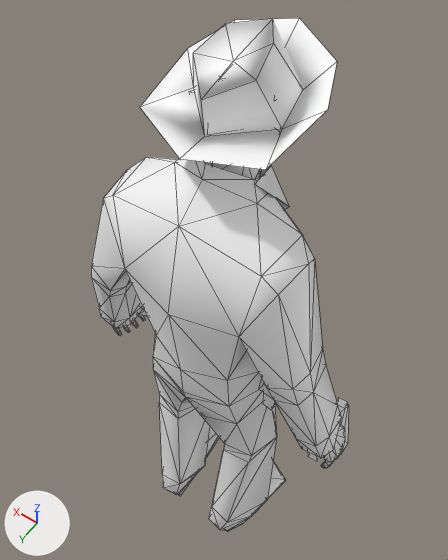
What one commit did to the FBX model Zombie Blaster/Assets/Art/Zombies/Cowboy_by Dennis/Cowboy.fbx.
Both versions are drawn from a 50 mm lens placed at (-0.0539, 0.0744, 0.2462), pointed at (0.0097, -0.0146, 0.1063). Lighting does not change. The marker at lower left points along +X, +Y and +Z. Mesh edges are drawn as thin lines. Where no turn or scale is listed for an object, it has been applied to the vertices.
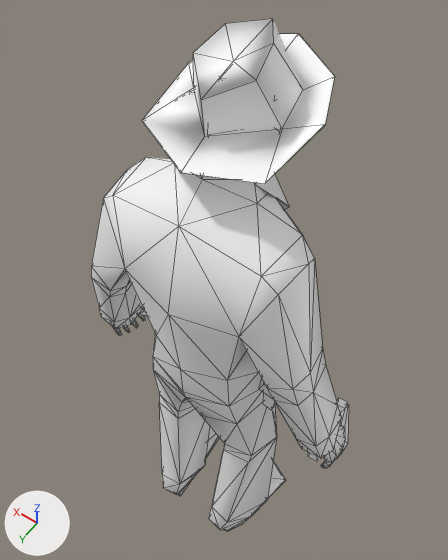
Location of each change, [x1, y1, x2, y2] in pixels of the pictures (448 x 560 px):
'polySurface1', added
    after: [142, 19, 335, 184]
'pCylinder1', no longer drawn
    before: [140, 18, 337, 170]
'polySurface2', added
    after: [277, 34, 335, 172]

What changed in the scene script:
```text
Add me_mesh_002_1:
    me_mesh_002_1.from_pydata([(-0.0099, 0.0018, -0.0009), (0.0003, 0.011, -0.0013), (0.0006, 0.018, -0.0049), (-0.0137, 0.0131, -0.0035), (-0.0084, -0.0076, 0.0013), (-0.0158, -0.0033, -0.0004), (-0.0119, -0.0129, 0.0026), (-0.0003, -0.0124, 0.0024), (-0.0007, -0.018, 0.005), (0.0081, -0.0081, 0.0013), (0.0111, -0.0135, 0.0027), (0.0102, 0.0012, -0.0009), (0.0156, -0.0042, -0.0004), (0.0141, 0.0124, -0.0034)], [], [(0, 3, 2, 1), (4, 6, 5, 0), (7, 8, 6, 4), (9, 10, 8, 7), (11, 13, 12), (1, 2, 13, 11), (11, 12, 10, 9), (5, 3, 0)])
    me_mesh_002_1.materials.append(mat_lambert2)  # its picture is missing
Add me_mesh_001_1:
    me_mesh_001_1.from_pydata(...)  # 21 vertices, 20 faces; spans x -0.0154..0.0162, y 0.0118..0.0477, z 0.1732..0.1907
    me_mesh_001_1.materials.append(mat_lambert2)  # its picture is missing
Change ob_pcylinder1:
    ob_pcylinder1: bpy.data.objects.new('pCylinder1', me_mesh_001) -> bpy.data.objects.new('pCylinder1', None)
Add ob_polysurface2:
    ob_polysurface2 = bpy.data.objects.new('polySurface2', me_mesh_002_1)
    ob_polysurface2.location = (-0.0001, -0.0069, 0.1757)
Add ob_polysurface1:
    ob_polysurface1 = bpy.data.objects.new('polySurface1', me_mesh_001_1)
    ob_polysurface1.location = (-0.0005, -0.0363, -0.0021)
```
